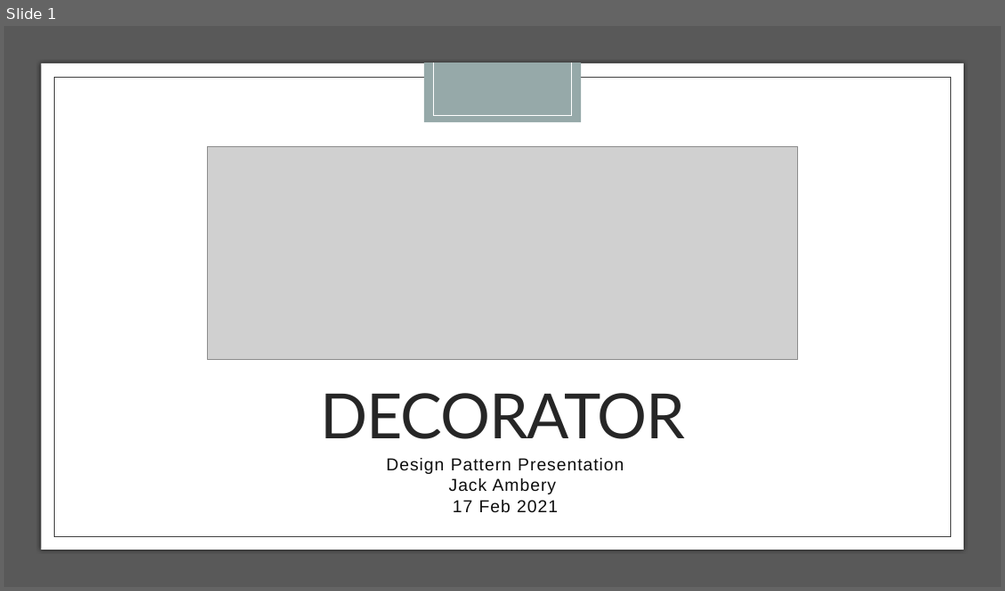
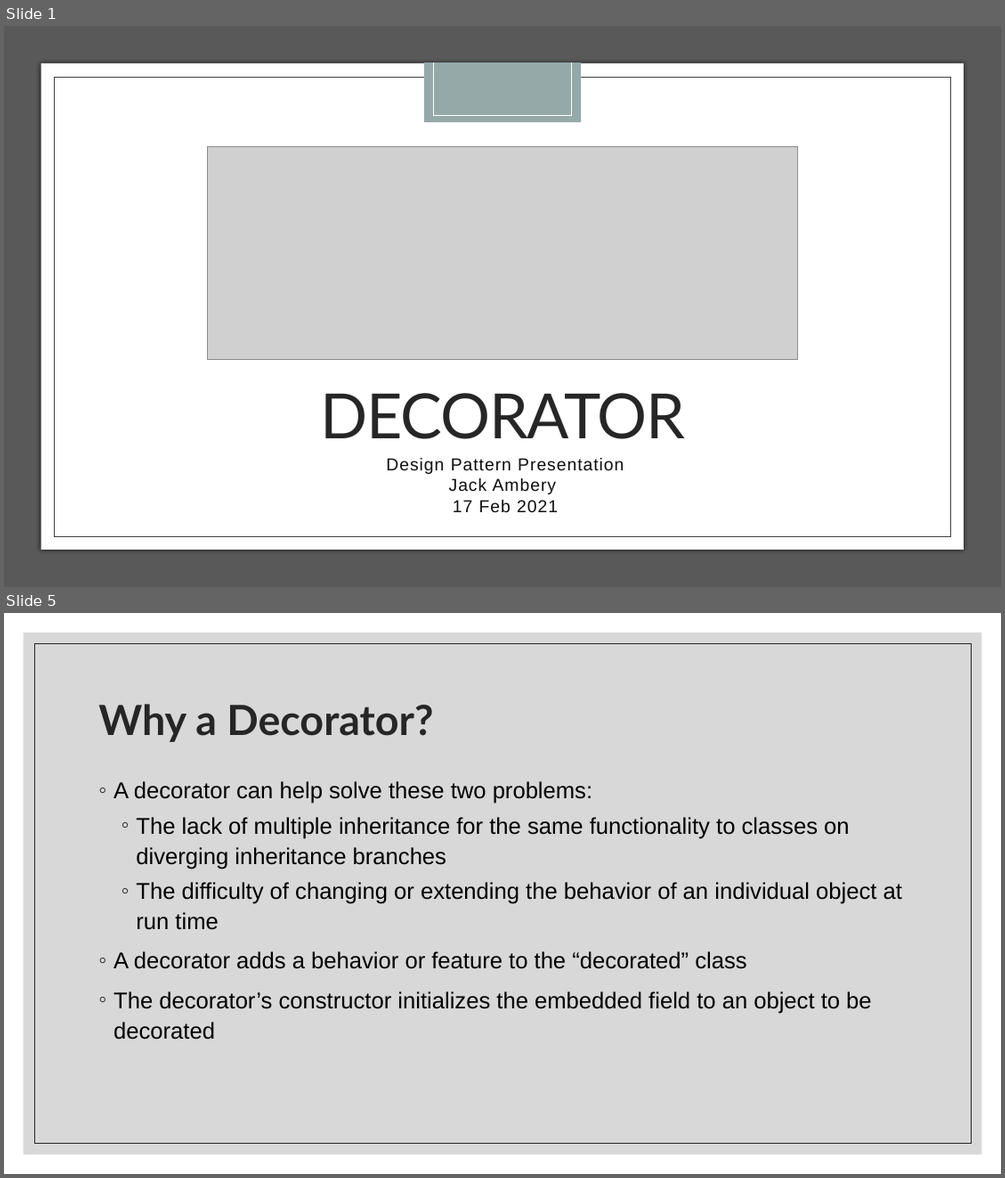
Before and after one commit to jackambery/All-Dual-Enrollment-Work, a slide deck: Student Presentations/DecoratorPresentation.pptx. Shown one above the other, each under a label of ours: slide 1 before the commit, slides 1 and 5 after it; the slides between them are not shown. The pictures are 1005x591 and 1005x1178 pixels, drawn with LibreOffice and Linux fonts; fonts in the diff are those of the drawing; grey boxes stand for pictures. Boxes give left, top, right and bottom in pixels: in the first picture for what was removed or moved away, otherwise in the second. Text is boxed around its words. In the diff, an @@ line names an element or a change of style, - is before the commit and + after.

```diff
--- a/Student Presentations/DecoratorPresentation.pptx
+++ b/Student Presentations/DecoratorPresentation.pptx
@@ slide 5 added at [4, 613, 1001, 1174], background #FFFFFF @@
@@ rectangle added at [24, 633, 982, 1154], fill #BFBFBF at 60% opacity @@
@@ rectangle added at [34, 643, 971, 1143], outline #262626 0.5 pt @@
@@ title added at [98, 704, 433, 742], 40 pt, text #262626, bold @@
+Why a Decorator?
@@ text added at [113, 781, 902, 1039], 22 pt, text #000000 @@
+◦ A decorator can help solve these two problems:
+  ◦ The lack of multiple inheritance for the same functionality to classes on diverging inheritance branches
+  ◦ The difficulty of changing or extending the behavior of an individual object at run time
+◦ A decorator adds a behavior or feature to the “decorated” class
+◦ The decorator’s constructor initializes the embedded field to an object to be decorated
```
Also in this commit, not shown: 9 other slides added, 1 slide removed.
